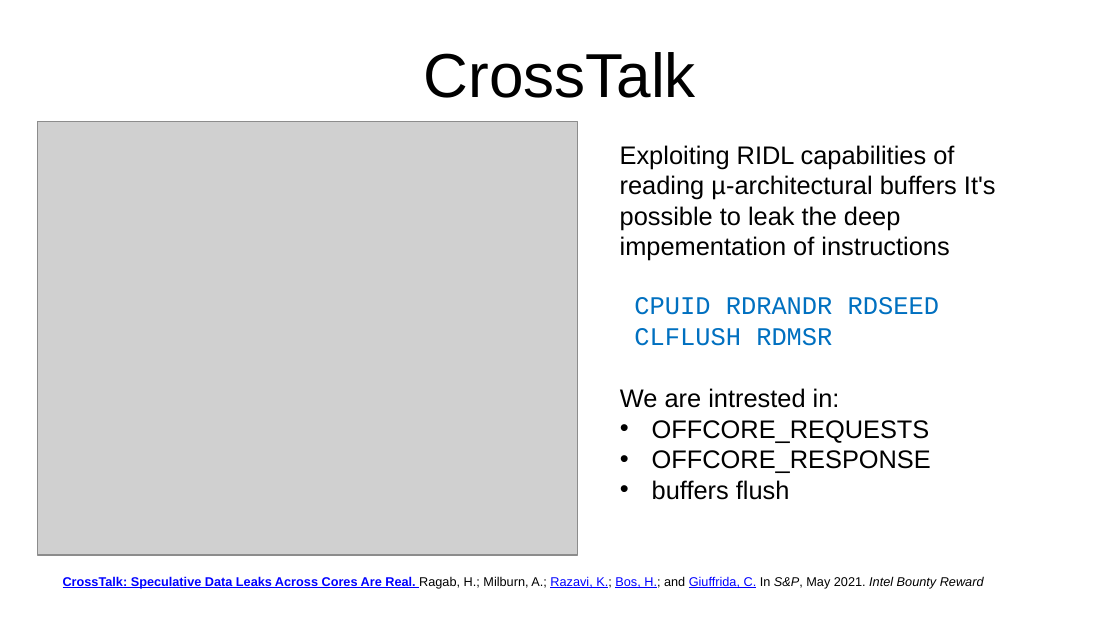
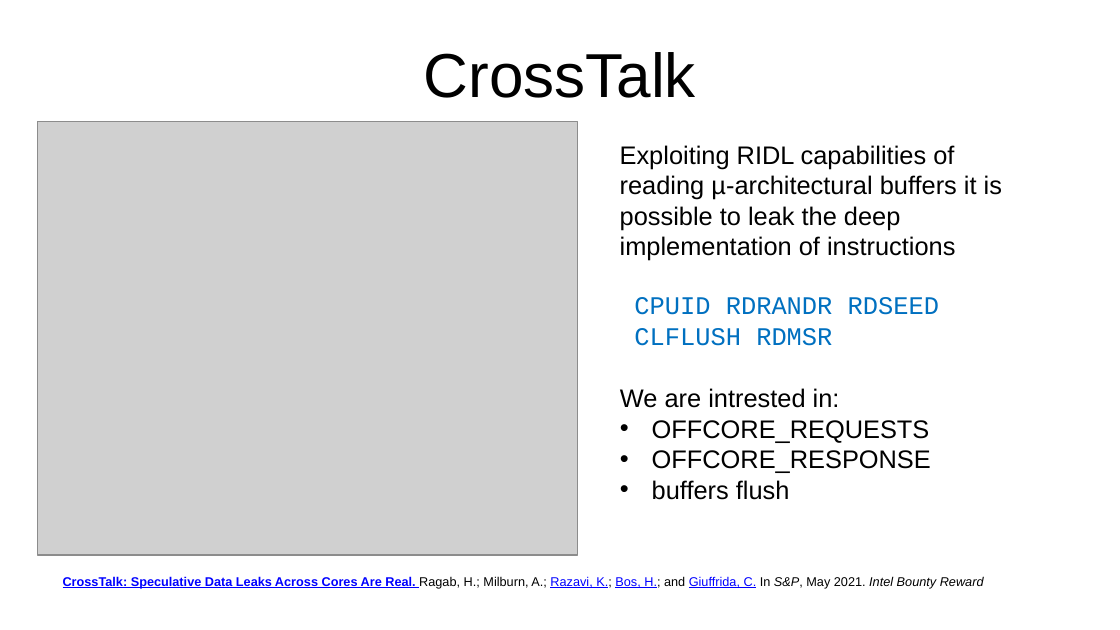
Before and after one commit to Rijndael99/hw_vulnerabilities, a slide deck: slide 7 of presentation1.pptx. Drawn at 1120x630 pixels with LibreOffice and Linux fonts; fonts in the diff are those of the drawing; grey boxes stand for pictures. Boxes give left, top, right and bottom in pixels: in the first picture for what was removed or moved away, otherwise in the second. Text is boxed around its words. In the diff, an @@ line names an element or a change of style, - is before the commit and + after.

```diff
--- a/presentation1.pptx
+++ b/presentation1.pptx
@@ text at <box>620,145,1002,261</box>: text changed @@
-Exploiting RIDL capabilities of reading µ-architectural buffers It's possible to leak the deep impementation of instructions
+Exploiting RIDL capabilities of reading µ-architectural buffers it is possible to leak the deep implementation of instructions
```
Also in this commit, not shown: 7 other slides changed, 4 slides added.
